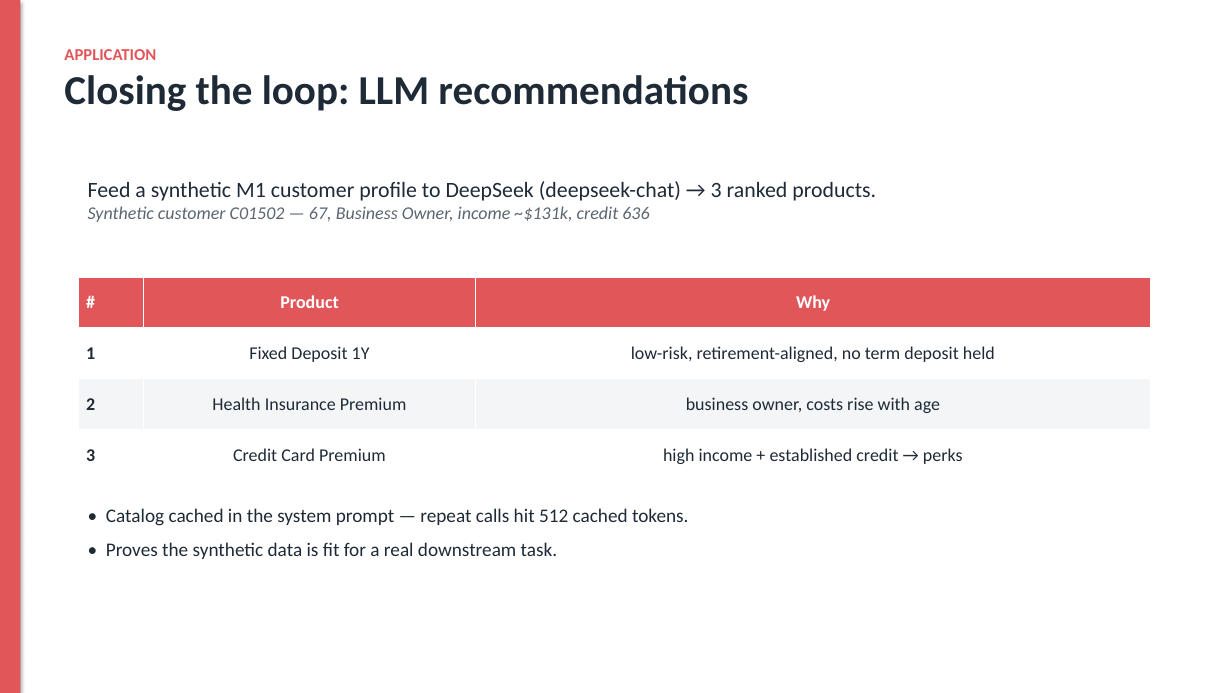
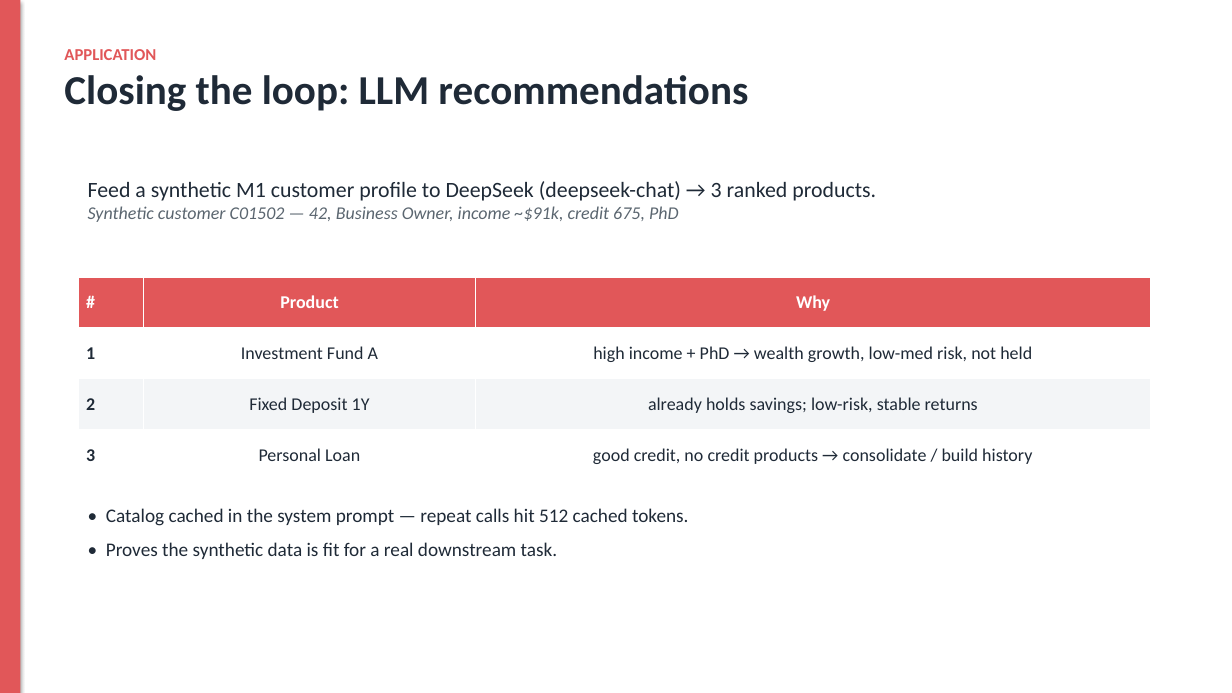
Before and after one commit to dylanwang2111/synthetic_data_gen, a slide deck: slide 13 of slides.pptx. Drawn at 1232x693 pixels with LibreOffice and Linux fonts; fonts in the diff are those of the drawing. Boxes give left, top, right and bottom in pixels: in the first picture for what was removed or moved away, otherwise in the second. Text is boxed around its words. In the diff, an @@ line names an element or a change of style, - is before the commit and + after.

```diff
--- a/slides.pptx
+++ b/slides.pptx
@@ text at [88,206,679,222]: text changed @@
-Synthetic customer C01502 — 67, Business Owner, income ~$131k, credit 636
+Synthetic customer C01502 — 42, Business Owner, income ~$91k, credit 675, PhD
@@ table at [79,277,1151,481] @@
-row 2, column 2: Fixed Deposit 1Y
+row 2, column 2: Investment Fund A
-row 2, column 3: low-risk, retirement-aligned, no term deposit held
+row 2, column 3: high income + PhD → wealth growth, low-med risk, not held
-row 3, column 2: Health Insurance Premium
+row 3, column 2: Fixed Deposit 1Y
-row 3, column 3: business owner, costs rise with age
+row 3, column 3: already holds savings; low-risk, stable returns
-row 4, column 2: Credit Card Premium
+row 4, column 2: Personal Loan
-row 4, column 3: high income + established credit → perks
+row 4, column 3: good credit, no credit products → consolidate / build history
```
Also in this commit, not shown: 7 other slides changed, 33 other files.
